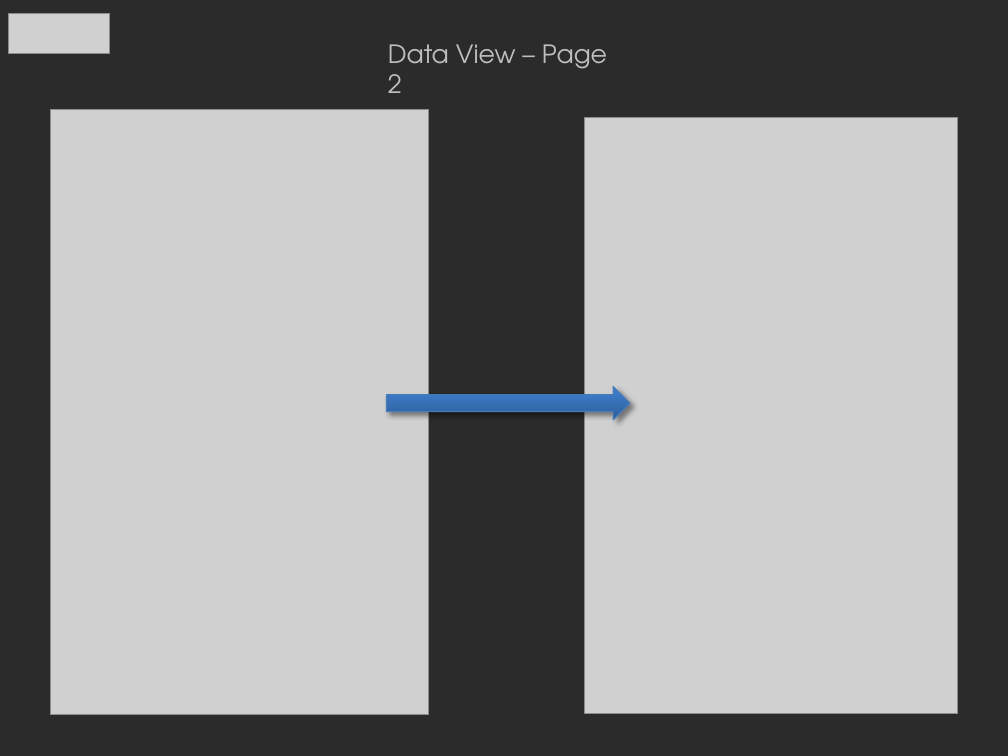
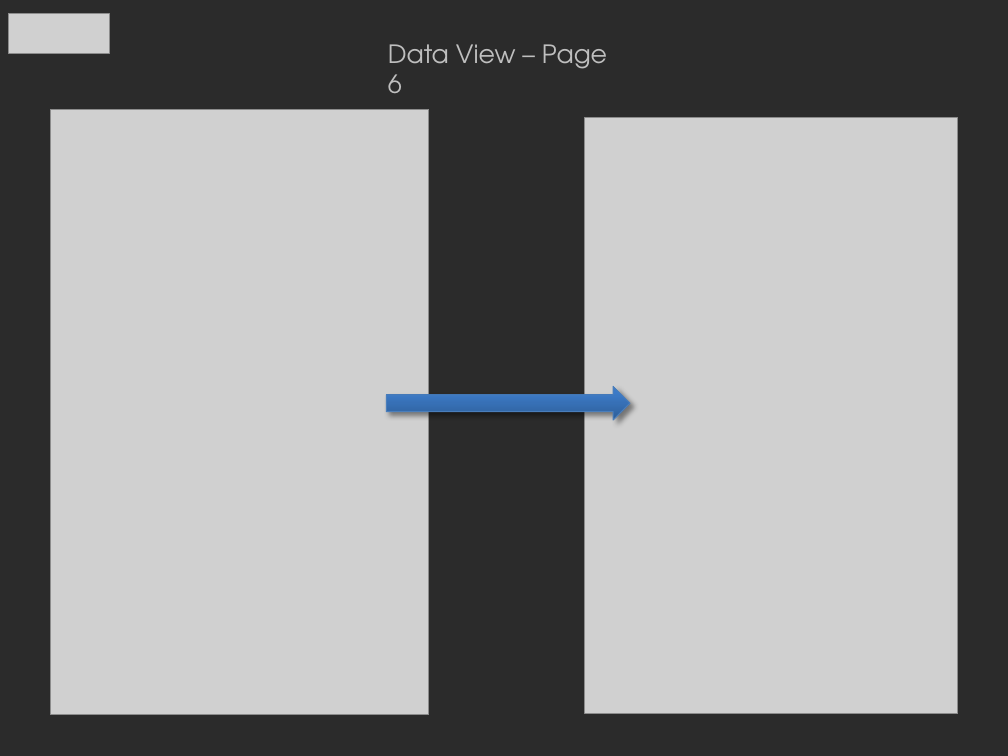
Before and after one commit to stfordbpf/abb-interns-2013, a slide deck: slide 7 of Design for Pages.pptx (slide 5 before the commit). Drawn at 1008x756 pixels with LibreOffice and Linux fonts; fonts in the diff are those of the drawing; grey boxes stand for pictures; background and template pictures are left out; a plain dark background stands for a picture behind light text. Boxes give left, top, right and bottom in pixels: in the first picture for what was removed or moved away, otherwise in the second. Text is boxed around its words. In the diff, an @@ line names an element or a change of style, - is before the commit and + after.

```diff
--- a/Design for Pages.pptx
+++ b/Design for Pages.pptx
@@ text at (388,44,607,93): text changed @@
-Data View – Page 2
+Data View – Page 6
```
Also in this commit, not shown: 4 other slides changed.
